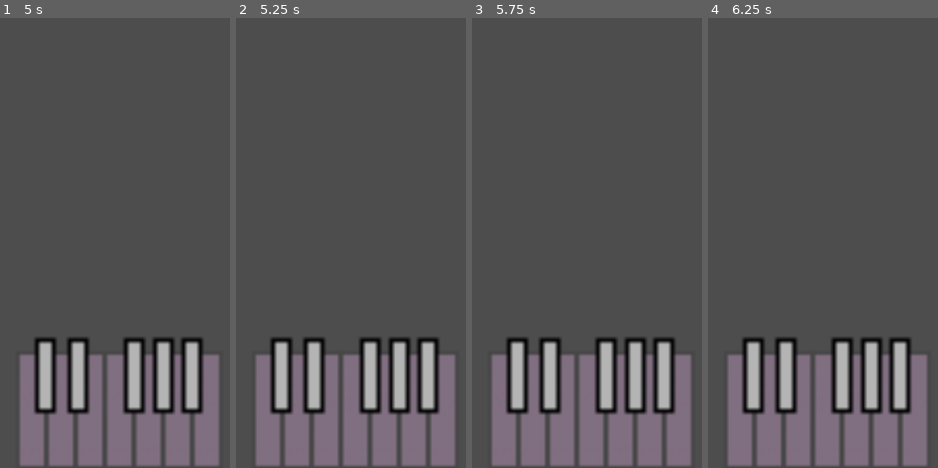
Above: before the commit, frames 1-4 (left to right).
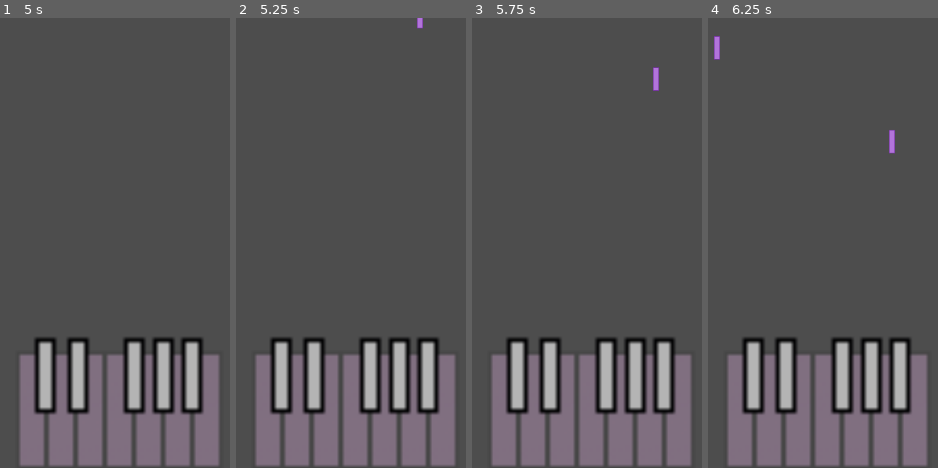
Above: after the commit, the same moments.

Repository: Jae7777/Wind-Tempo
Game: Godot game, scene res://levels/game_level.tscn
Same seed, same stepped clock (60 frames per second), same inputs: the game is played once before the commit and once after it. The project has no main scene, so this scene is started directly.
Inputs:
- Up to frame 1 (5 s): no input
- Up to frame 2 (5.25 s): tap Enter at 5 s
- Up to frame 3 (5.75 s): no input
- Up to frame 4 (6.25 s): tap Space at 5.75 s

Frame 1 is identical in both runs. In frame 2, less than 0.1% of the frame differs, in the area x 78-82%, y 0-3%; in frame 3, 0.1%; in frame 4, 0.3%, in the area x 2-82%, y 4-31%.
Error before the commit: Invalid call. Nonexistent function 'Setup' in base 'Sprite2D'. (res://objects/key_listener.gd:13)

Commit message:
Falling Keys without Correct Image

Diff:
--- a/wind-tempo/objects/falling_key.tscn
+++ b/wind-tempo/objects/falling_key.tscn
@@ -1,6 +1,11 @@
-[gd_scene format=3 uid="uid://dwv0rh181f3y0"]
+[gd_scene load_steps=3 format=3 uid="uid://dwv0rh181f3y0"]
+
+[ext_resource type="Script" uid="uid://dlcwmpdtgpece" path="res://objects/white_falling_key.gd" id="1_snaos"]
+[ext_resource type="Texture2D" uid="uid://e73vp1duao4f" path="res://art/white key (pressed).png" id="1_uuajb"]
 
 [node name="FallingKey" type="Sprite2D"]
+texture = ExtResource("1_uuajb")
+script = ExtResource("1_snaos")
 
 [node name="Timer" type="Timer" parent="."]
 wait_time = 5.0
